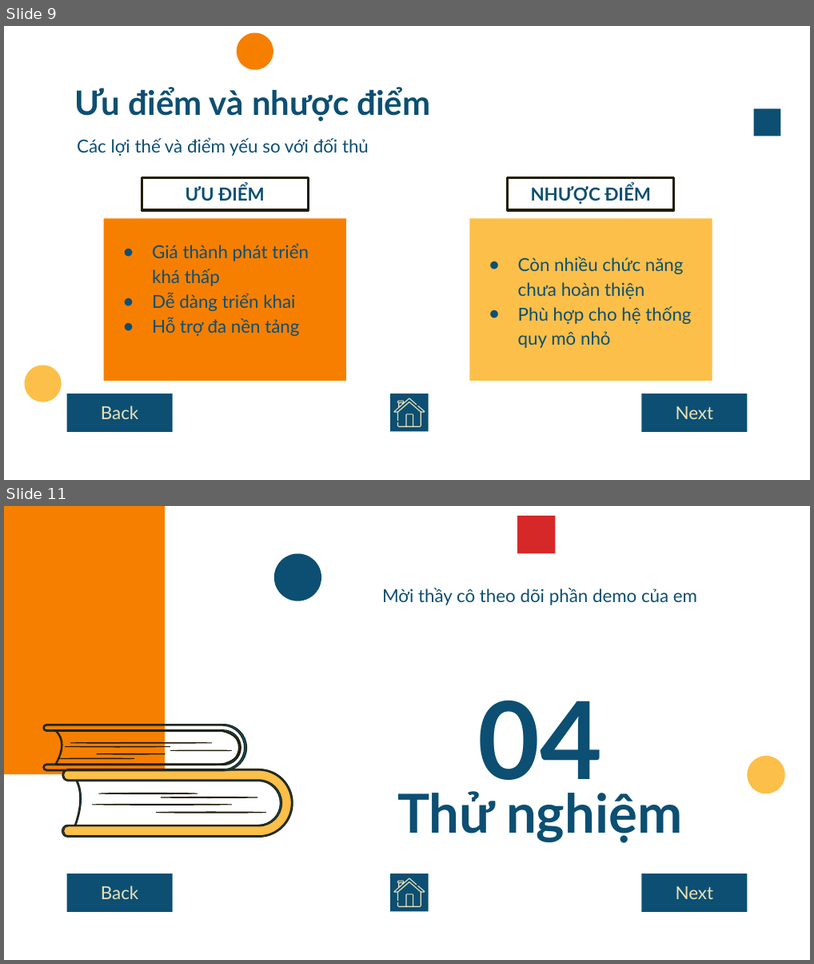
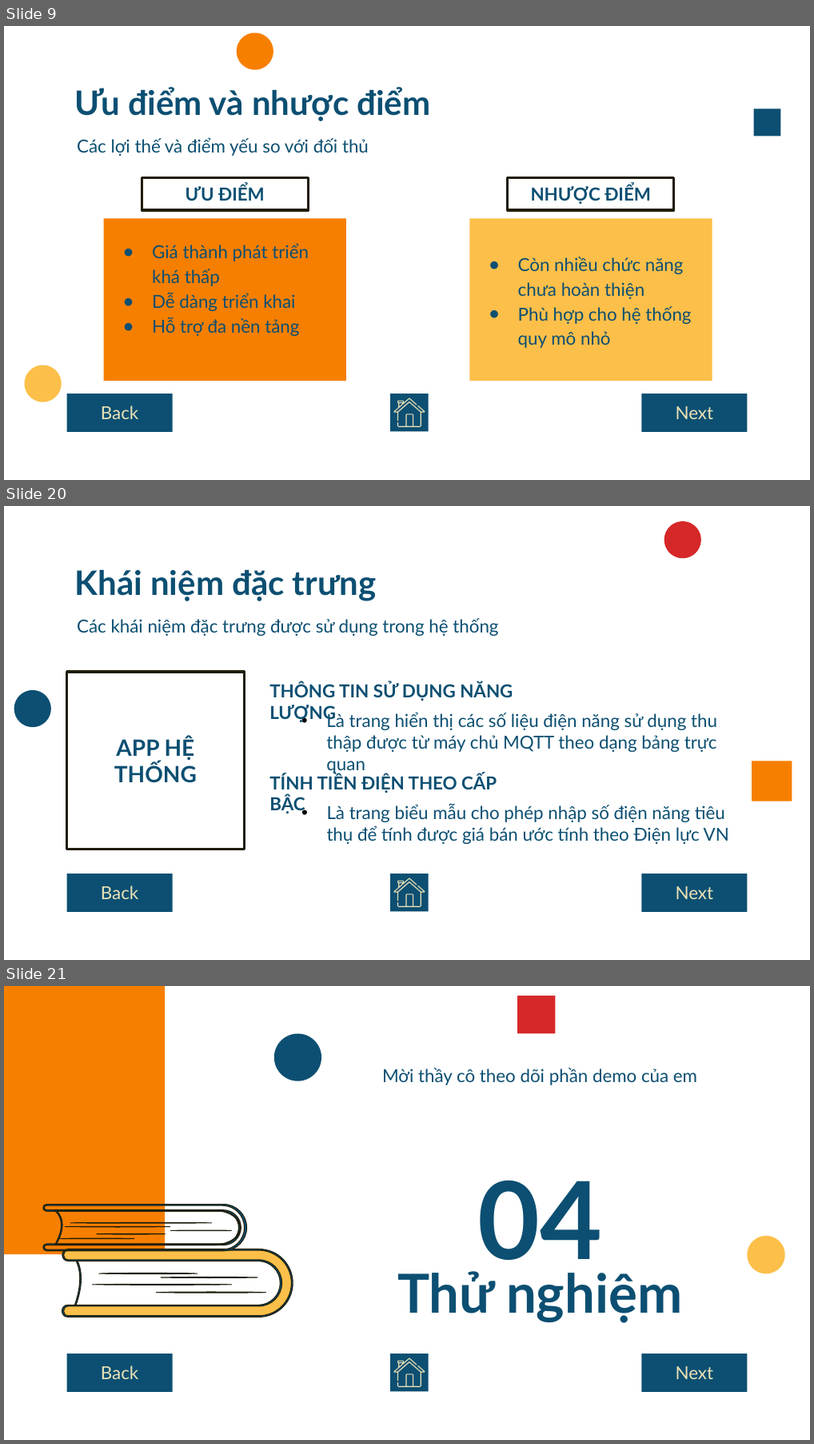
Before and after one commit to npackr/for-mqtt-dashboard, a slide deck: document/presentation.pptx. Shown one above the other, each under a label of ours: slides 9 and 11 before the commit, slides 9, 20 and 21 after it; the slides between them are not shown. The pictures are 814x964 and 814x1444 pixels, drawn with LibreOffice and Linux fonts; fonts in the diff are those of the drawing. Boxes give left, top, right and bottom in pixels: in the first picture for what was removed or moved away, otherwise in the second. Text is boxed around its words. In the diff, an @@ line names an element or a change of style, - is before the commit and + after.

```diff
--- a/document/presentation.pptx
+++ b/document/presentation.pptx
@@ slide 20 added at bbox=[4, 506, 810, 960], background #FFFFFF @@
@@ ellipse added at bbox=[665, 521, 702, 559], fill #D62828 @@
@@ title added at bbox=[75, 569, 377, 601], 30 pt, text #0C4F72, bold @@
+Khái niệm đặc trưng
@@ text added at bbox=[77, 618, 498, 636], 16 pt, text #0C4F72 @@
+Các khái niệm đặc trưng được sử dụng trong hệ thống
@@ rectangle added at bbox=[67, 672, 244, 848], outline #201D09 2.25 pt, 20 pt, text #0C4F72, bold @@
+APP HỆ THỐNG
@@ ellipse added at bbox=[14, 690, 51, 727], fill #0C4F72 @@
@@ text added at bbox=[270, 681, 513, 723], 16 pt, text #0C4F72, bold @@
+THÔNG TIN SỬ DỤNG NĂNG LƯỢNG
@@ text added at bbox=[326, 712, 718, 752], 16 pt, text #0C4F72 @@
+• Là trang hiển thị các số liệu điện năng sử dụng thu thập được từ máy chủ MQTT theo dạng bảng trực quan
@@ rectangle added at bbox=[752, 761, 793, 801], fill #F77F00 @@
@@ text added at bbox=[270, 773, 497, 815], 16 pt, text #0C4F72, bold @@
+TÍNH TIỀN ĐIỆN THEO CẤP BẬC
@@ text added at bbox=[327, 803, 730, 844], 16 pt, text #0C4F72 @@
+• Là trang biểu mẫu cho phép nhập số điện năng tiêu thụ để tính được giá bán ước tính theo Điện lực VN
@@ rectangle added at bbox=[67, 873, 173, 911], fill #0C4F72, 16 pt, text #EAE2B7 @@
+Back
@@ rectangle added at bbox=[390, 873, 428, 911], fill #0C4F72 @@
@@ freeform shape added at bbox=[394, 878, 425, 907], fill #EAE2B7 @@
@@ rectangle added at bbox=[642, 873, 747, 911], fill #0C4F72, 16 pt, text #EAE2B7 @@
+Next
@@ what was slide 11 is now slide 21 @@
```
Also in this commit, not shown: 1 slide changed, 9 other slides added.
